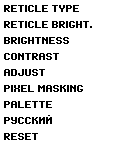
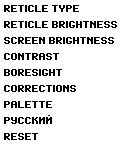
The second 120 x 144 image is a revision of the first. Changes to its layers:
painted on "Яркость прицела" over 90, 21, 117, 28
painted on "Яркость" over 4, 37, 114, 44
painted on "Пристрелка" over 4, 69, 62, 76
painted on "Коррекция copy" over 4, 85, 83, 92
